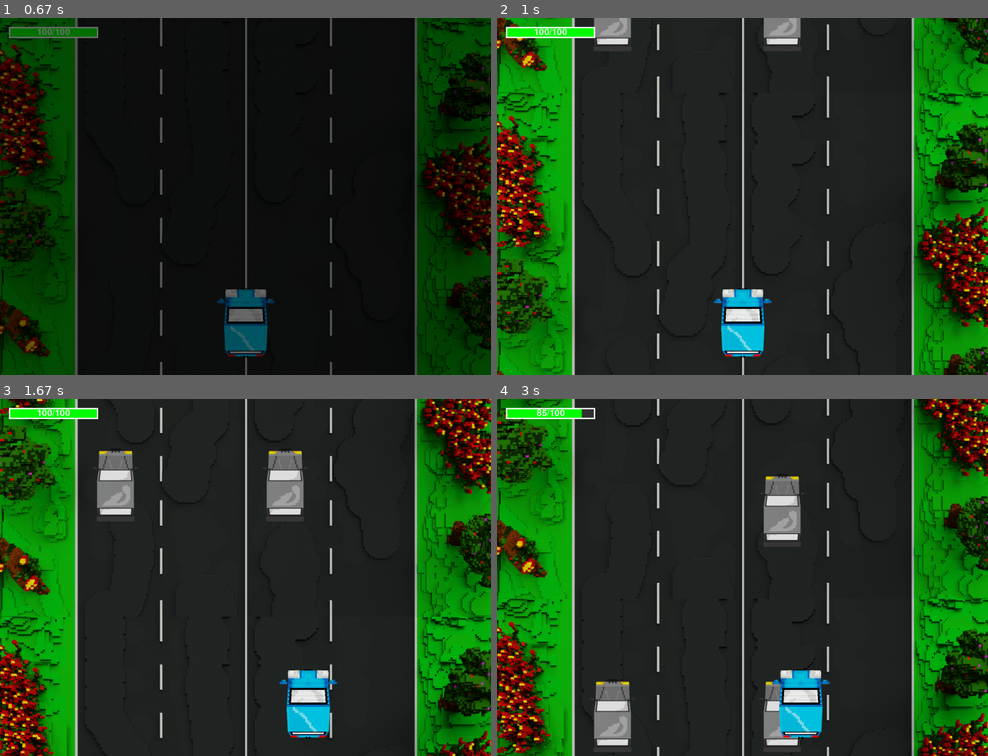
Above: before the commit, frames 1-4 (two rows, left to right).
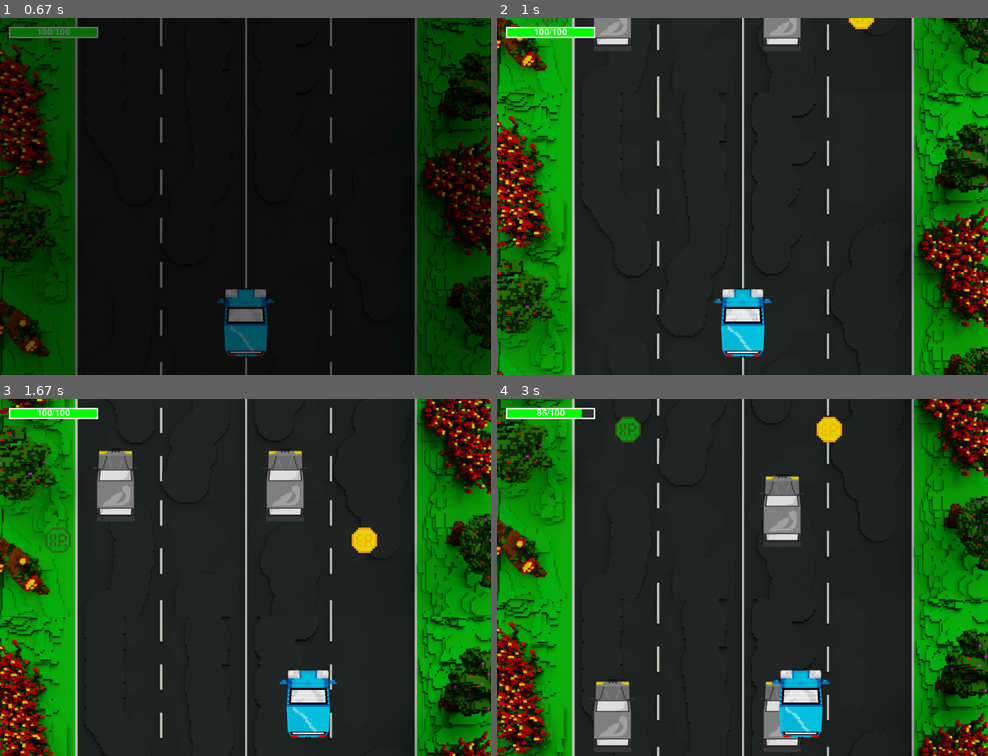
Above: after the commit, the same moments.

Repository: KidIsKing/TheFastestCar
Game: pygame game, started from src/main.py
Same seed, same stepped clock (60 frames per second), same inputs: the game is played once before the commit and once after it.
Inputs (mouse positions are in pixels of both pictures, inside the frame that each line leads up to):
- Up to frame 1 (0.67 s): click "Играть" at 0.38 s
- Up to frame 2 (1 s): hold A from 0.67 s (still down); hold Right from 0.67 s (still down); move the mouse to (722, 210) at 0.7 s
- Up to frame 3 (1.67 s): release A at 1.13 s; release Right at 1.13 s; hold D 1.17-1.63 s
- Up to frame 4 (3 s): hold Up 1.67-1.97 s; hold D 2-2.47 s; hold Left from 2.5 s (still down)

Frame 1 is identical in both runs. In frame 2, 0.2% of the frame differs, in the area x 9-77%, y 0-4%; in frame 3, 0.5%; in frame 4, 0.6%, in the area x 24-71%, y 4-13%.

Commit message:
fix structure, add first version of bonuses and fix assets

Diff:
--- a/src/constants.py
+++ b/src/constants.py
@@ -74,7 +74,9 @@
     "red_button_hover": ASSETS_PATH + "images/buttons/red_button_hover.png",
     "click_sound": ASSETS_PATH + "sounds/click.mp3",
     # Игра
-    "player_car": ASSETS_PATH + "images/player_car.png",
-    "enemy_car": ASSETS_PATH + "images/enemy_car.png",
+    "player_car": ASSETS_PATH + "images/cars/player_car.png",
+    "enemy_car": ASSETS_PATH + "images/cars/enemy_car.png",
     "road": ASSETS_PATH + "images/road.png",
+    "hp": ASSETS_PATH + "images/bonuses/hp.png",
+    "ex": ASSETS_PATH + "images/bonuses/ex.png"
 }
--- /dev/null
+++ b/src/entities.py
@@ -0,0 +1,200 @@
+import pygame
+import random
+
+from settings import settings
+from constants import (
+    ASSETS, WIDTH, HEIGHT, ROAD_SPEED,
+    PLAYER_HITBOX_DECREASE, PLAYER_OFFSET_X,
+    START_Y_POS_PLAYER, ROAD_LEFT_BORDER, ROAD_RIGHT_BORDER,
+    ENEMY_HITBOX_DECREASE, ENEMY_OFFSET_X, LANE_POSITIONS
+)
+
+
+class Car:
+    """Базовый класс для всех машин игры."""
+
+    def __init__(self, image_path, scale_x, scale_y, hitbox_decrease, offset_x):
+        base_image = pygame.image.load(image_path)
+        self.image_scaled = pygame.transform.smoothscale(
+            base_image,
+            (
+                int(base_image.get_width() * scale_x),
+                int(base_image.get_height() * scale_y),
+            ),
+        )
+        # Повёрнутая версия (на 180°)
+        self.image_rotated = pygame.transform.rotate(self.image_scaled, 180)
+        self.image = self.image_scaled  # по умолчанию
+
+        self.rect = self.image.get_rect()
+        self.hitbox = self.rect.inflate(*hitbox_decrease)  # уменьшаем хитбокс
+
+        self.offset_x = (
+            offset_x  # смещение по оси OX для правки отображения в дебаг-режиме
+        )
+
+        self.speed = 0
+
+    def draw(self, screen):
+        draw_x = self.rect.x + self.offset_x  # учитываем смещение картинки
+        screen.blit(self.image, (draw_x, self.rect.y))
+
+    def sync_hitbox(self):
+        self.hitbox.center = self.rect.center  # синхронизируем картинку и её хитбокс
+
+
+class Player(Car):
+    """Машина игрока."""
+    def __init__(self):
+        super().__init__(
+            ASSETS["player_car"], 0.35, 0.35, PLAYER_HITBOX_DECREASE, PLAYER_OFFSET_X
+        )
+        self.image = self.image_rotated  # игрок всегда повернутая картинка
+        self.rect = self.image.get_rect()  # пересоздаём rect после поворота
+
+        self.base_x = WIDTH // 2 - self.rect.width // 2
+        self.base_y = START_Y_POS_PLAYER
+        self.rect.topleft = (self.base_x, self.base_y)
+
+        self.speed = 5
+
+        self.max_health = 100
+        self.health = self.max_health
+
+        # Неуязвимость после получения урона
+        self.invulnerable = False
+        self.invulnerable_timer = 0  # таймер, который будет обновляться
+        self.invulnerable_duration = 60  # время неуязвимости
+
+        self.sync_hitbox()
+
+    def update_invulnerable(self):
+        """Обновление таймера неуязвимости."""
+        if self.invulnerable:
+            self.invulnerable_timer -= 1
+            if self.invulnerable_timer <= 0:
+                self.invulnerable = False
+
+    def draw(self, screen):
+        # Если неуязвим - пропускаем некоторые кадры
+        if self.invulnerable and self.invulnerable_timer % 13 < 5:
+            return
+
+        draw_x = self.rect.x + self.offset_x  # учитываем смещение картинки
+        screen.blit(self.image, (draw_x, self.rect.y))
+
+    def move(self):
+        keys = pygame.key.get_pressed()
+        if keys[pygame.K_LEFT] or keys[pygame.K_a]:
+            self.rect.x -= self.speed
+        if keys[pygame.K_RIGHT] or keys[pygame.K_d]:
+            self.rect.x += self.speed
+
+        # Ограничения движения игрока в пределах дороги
+        self.rect.left = max(self.rect.left, ROAD_LEFT_BORDER)
+        self.rect.right = min(self.rect.right, ROAD_RIGHT_BORDER)
+
+        self.rect.y = self.base_y  # управление через GameManager
+
+        self.sync_hitbox()
+
+
+class Enemy(Car):
+    """Машина врага."""
+    def __init__(self):
+        super().__init__(
+            ASSETS["enemy_car"], 0.45, 0.35, ENEMY_HITBOX_DECREASE, ENEMY_OFFSET_X
+        )
+
+        self.base_speed = 0
+        self.is_oncoming = False  # встречка
+
+        self.spawn()
+
+    def spawn(self):
+        """Генерация случайных параметров для появления нового врага."""
+        self.rect.y = -200
+        self.rect.x = random.choice(LANE_POSITIONS)
+
+        # Переменная, определяющая встречный ли это враг
+        self.is_oncoming = (
+            settings.oncoming_traffic_enabled and self.rect.x in LANE_POSITIONS[:2]
+        )
+
+        # Выбираем ориентацию картинки
+        if self.is_oncoming:
+            self.image = self.image_rotated
+            self.base_speed = random.randint(5, 7)  # встречные быстрее
+        else:
+            self.image = self.image_scaled
+            self.base_speed = random.randint(3, 5)  # попутные медленнее
+
+        # Пересоздаём rect
+        self.rect = self.image.get_rect(topleft=(self.rect.x, self.rect.y))
+
+        self.sync_hitbox()
+
+    def move(self, world_speed):
+        if self.is_oncoming:
+            visual_speed = self.base_speed + world_speed
+        else:
+            visual_speed = world_speed - self.base_speed
+
+        self.rect.y += visual_speed
+
+        # Если враг ушёл за нижнюю границу — создаём нового
+        if self.rect.top > HEIGHT:
+            self.spawn()
+
+        self.sync_hitbox()
+
+
+class Road:
+    def __init__(self):
+        self.image = pygame.image.load(ASSETS["road"])
+        self.rect = self.image.get_rect()
+
+        self.speed = ROAD_SPEED
+
+        self.y1 = 0
+        self.y2 = -self.image.get_height()  # вторая копия начинается сверху
+
+    def draw(self, screen):
+        screen.blit(self.image, (0, self.y1))
+        screen.blit(self.image, (0, self.y2))
+
+    def move(self, world_speed):
+        self.y1 += world_speed
+        self.y2 += world_speed
+
+        # Перемещаем обе копии дороги наверх, когда они снизу вышли за экран
+        if self.y1 >= HEIGHT:
+            self.y1 = self.y2 - self.image.get_height()
+        if self.y2 >= HEIGHT:
+            self.y2 = self.y1 - self.image.get_height()
+
+
+class Bonus:
+    def __init__(self, image_path):
+        self.image = pygame.image.load(image_path)
+        self.image = pygame.transform.smoothscale(
+            self.image,
+            (int(self.image.get_width() * 0.3), int(self.image.get_height() * 0.3))
+        )
+
+        self.rect = self.image.get_rect()
+        self.speed = 0
+
+        self.spawn()
+
+    def spawn(self):
+        self.rect.y = -200
+        self.rect.x = random.randint(50, 850)
+
+    def move(self, world_speed):
+        self.rect.y += world_speed
+        if self.rect.top > HEIGHT:
+            self.spawn()
+
+    def draw(self, screen):
+        screen.blit(self.image, (self.rect.x, self.rect.y))
--- a/src/main.py
+++ b/src/main.py
@@ -2,26 +2,13 @@
 import random
 import sys
 
-from button import ImageButton, create_buttons
+from entities import Player, Enemy, Road, Bonus
+from settings import settings
+from button import create_buttons
 from constants import (
     WIDTH,
     HEIGHT,
-    START_Y_POS_PLAYER,
-    PLAYER_HITBOX_DECREASE,
-    ENEMY_HITBOX_DECREASE,
-    ROAD_LEFT_BORDER,
-    ROAD_RIGHT_BORDER,
-    LANE_POSITIONS,
-    ROAD_SPEED,
-    PLAYER_OFFSET_X,
-    ENEMY_OFFSET_X,
     ENEMY_MIN_GAP,
-    BASE_WORLD_SPEED,
-    MAX_WORLD_SPEED,
-    MIN_WORLD_SPEED,
-    ACCELERATION_SMOOTHING,
-    DECELERATION_SMOOTHING,
-    MAX_PLAYER_OFFSET_Y,
     FPS,
     PLAYER_MAX_HEALTH, PLAYER_INVULNERABLE_DURATION, BASE_DAMAGE,
     DAMAGE_SPREAD, DAMAGE_MIN, DAMAGE_MAX,
@@ -41,7 +28,6 @@
 )
 
 
-# Алгоритм 1. Проверка столкновения двух AABB-прямоугольников (Axis-Aligned Bounding Box).
 def aabb_collide(hitbox1, hitbox2):
     """
     Проверка столкновения двух AABB-прямоугольников (Axis-Aligned Bounding Box).
@@ -60,168 +46,6 @@
     )
 
 
-class Car:
-    """Базовый класс для всех машин игры."""
-
-    def __init__(self, image_path, scale_x, scale_y, hitbox_decrease, offset_x):
-        base_image = pygame.image.load(image_path)
-        self.image_scaled = pygame.transform.smoothscale(
-            base_image,
-            (
-                int(base_image.get_width() * scale_x),
-                int(base_image.get_height() * scale_y),
-            ),
-        )
-        # Повёрнутая версия (на 180°)
-        self.image_rotated = pygame.transform.rotate(self.image_scaled, 180)
-        self.image = self.image_scaled  # по умолчанию
-
-        self.rect = self.image.get_rect()
-        self.hitbox = self.rect.inflate(*hitbox_decrease)  # уменьшаем хитбокс
-
-        self.offset_x = (
-            offset_x  # смещение по оси OX для правки отображения в дебаг-режиме
-        )
-
-        self.speed = 0
-
-    def draw(self, screen):
-        draw_x = self.rect.x + self.offset_x  # учитываем смещение картинки
-        screen.blit(self.image, (draw_x, self.rect.y))
-
-    def sync_hitbox(self):
-        self.hitbox.center = self.rect.center  # синхронизируем картинку и её хитбокс
-
-
-class Player(Car):
-    def __init__(self):
-        super().__init__(
-            ASSETS["player_car"], 0.35, 0.35, PLAYER_HITBOX_DECREASE, PLAYER_OFFSET_X
-        )
-        self.image = self.image_rotated  # игрок всегда повернутая картинка
-        self.rect = self.image.get_rect()  # пересоздаём rect после поворота
-
-        self.base_x = WIDTH // 2 - self.rect.width // 2
-        self.base_y = START_Y_POS_PLAYER
-        self.rect.topleft = (self.base_x, self.base_y)
-
-        self.speed = 5
-
-        self.max_health = 100
-        self.health = self.max_health
-
-        # Неуязвимость после получения урона
-        self.invulnerable = False
-        self.invulnerable_timer = 0  # таймер, который будет обновляться
-        self.invulnerable_duration = 60  # время неуязвимости
-
-        self.sync_hitbox()
-
-    def update_invulnerable(self):
-        """Обновление таймера неуязвимости."""
-        if self.invulnerable:
-            self.invulnerable_timer -= 1
-            if self.invulnerable_timer <= 0:
-                self.invulnerable = False
-
-    def draw(self, screen):
-        # Если неуязвим - пропускаем некоторые кадры
-        if self.invulnerable and self.invulnerable_timer % 13 < 5:
-            return
-
-        draw_x = self.rect.x + self.offset_x  # учитываем смещение картинки
-        screen.blit(self.image, (draw_x, self.rect.y))
-
-    def move(self):
-        keys = pygame.key.get_pressed()
-        if keys[pygame.K_LEFT] or keys[pygame.K_a]:
-            self.rect.x -= self.speed
-        if keys[pygame.K_RIGHT] or keys[pygame.K_d]:
-            self.rect.x += self.speed
-
-        # Ограничения движения игрока в пределах дороги
-        self.rect.left = max(self.rect.left, ROAD_LEFT_BORDER)
-        self.rect.right = min(self.rect.right, ROAD_RIGHT_BORDER)
-
-        self.rect.y = self.base_y  # управление через GameManager
-
-        self.sync_hitbox()
-
-
-class Enemy(Car):
-    def __init__(self):
-        super().__init__(
-            ASSETS["enemy_car"], 0.45, 0.35, ENEMY_HITBOX_DECREASE, ENEMY_OFFSET_X
-        )
-
-        self.base_speed = 0
-        self.is_oncoming = False  # встречка
-
-        self.spawn()
-
-    def spawn(self):
-        """Генерация случайных параметров для появления нового врага."""
-        self.rect.y = -200
-        self.rect.x = random.choice(LANE_POSITIONS)
-
-        # Переменная, определяющая встречный ли это враг
-        self.is_oncoming = (
-            settings.oncoming_traffic_enabled and self.rect.x in LANE_POSITIONS[:2]
-        )
-
-        # Выбираем ориентацию картинки
-        if self.is_oncoming:
-            self.image = self.image_rotated
-            self.base_speed = random.randint(5, 7)  # встречные быстрее
-        else:
-            self.image = self.image_scaled
-            self.base_speed = random.randint(3, 5)  # попутные медленнее
-
-        # Пересоздаём rect
-        self.rect = self.image.get_rect(topleft=(self.rect.x, self.rect.y))
-
-        self.sync_hitbox()
-
-    def move(self, world_speed):
-        if self.is_oncoming:
-            visual_speed = self.base_speed + world_speed
-        else:
-            visual_speed = world_speed - self.base_speed
-
-        self.rect.y += visual_speed
-
-        # Если враг ушёл за нижнюю границу — создаём нового
-        if self.rect.top > HEIGHT:
-            self.spawn()
-
-        self.sync_hitbox()
-
-
-class Road:
-    def __init__(self):
-        self.image = pygame.image.load(ASSETS["road"])
-        self.rect = self.image.get_rect()
-
-        self.speed = ROAD_SPEED
-
-        self.y1 = 0
-        self.y2 = -self.image.get_height()  # вторая копия начинается сверху
-
-    def draw(self, screen):
-        screen.blit(self.image, (0, self.y1))
-        screen.blit(self.image, (0, self.y2))
-
-    def move(self, world_speed):
-        self.y1 += world_speed
-        self.y2 += world_speed
-
-        # Перемещаем обе копии дороги наверх, когда они снизу вышли за экран
-        if self.y1 >= HEIGHT:
-            self.y1 = self.y2 - self.image.get_height()
-        if self.y2 >= HEIGHT:
-            self.y2 = self.y1 - self.image.get_height()
-
-
 class Overlay:
     """Окно поверх игры."""
 
@@ -349,6 +173,8 @@
         self.player = Player()
         self.enemies = [Enemy() for _ in range(3)]
         self.health_bar = HealthBar(PLAYER_MAX_HEALTH)
+        self.hp = Bonus(ASSETS["hp"])
+        self.ex = Bonus(ASSETS["ex"])
 
         self.current_world_speed = settings.base_world_speed
         self.player_visual_offset_y = 0
@@ -410,6 +236,8 @@
         self.player = Player()
         self.enemies = [Enemy() for _ in range(3)]
         self.road = Road()
+        self.hp = Bonus(ASSETS["hp"], "hp")
+        self.ex = Bonus(ASSETS["ex"], "ex")
         self.health_bar.update(PLAYER_MAX_HEALTH)
         self.collided_enemy = None
         self.current_world_speed = settings.base_world_speed
@@ -458,7 +286,6 @@
         damage = self.calculate_damage()
 
         self.player.health -= damage
-        print(self.player.health)
 
         self.health_bar.update(self.player.health)
 
@@ -478,6 +305,9 @@
             if aabb_collide(self.player.hitbox, enemy.hitbox):
                 self.check_health(enemy)
                 return
+
+    def give_effects(self):
+        pass
 
     def _update_world_speed(self):
         """Изменение скорости всех объектов по нажатию клавиш вверх и вниз."""
@@ -544,6 +374,8 @@
         for enemy in self.enemies:
             enemy.move(self.current_world_speed)
         self.player.move()
+        self.hp.move(self.current_world_speed)
+        self.ex.move(self.current_world_speed)
 
         # Смещение игрока
         self.player.rect.y = self.player.base_y - self.player_visual_offset_y
@@ -608,6 +440,8 @@
         for enemy in self.enemies:
             enemy.draw(self.screen)
         self.player.draw(self.screen)
+        self.hp.draw(self.screen)
+        self.ex.draw(self.screen)
 
         self.health_bar.draw(self.screen)
 
@@ -816,26 +650,6 @@
         sys.exit()
 
 
-class Settings:
-    """Настройки и переменные, влияющие на игру."""
-
-    def __init__(self):
-        self.oncoming_traffic_enabled = False
-
-        # Параметры логики скорости
-        self.base_world_speed = BASE_WORLD_SPEED
-        self.max_world_speed = MAX_WORLD_SPEED
-        self.min_world_speed = MIN_WORLD_SPEED
-
-        self.acceleration_smoothing = ACCELERATION_SMOOTHING  # плавность разгона
-        self.deceleration_smoothing = DECELERATION_SMOOTHING  # плавность торможения
-
-        self.max_player_offset_y = MAX_PLAYER_OFFSET_Y  # смещение по OY при разгоне
-
-
-settings = Settings()
-
-
 def main():
     manager = MenuManager()
     manager.run()
--- /dev/null
+++ b/src/settings.py
@@ -0,0 +1,24 @@
+from constants import (
+    BASE_WORLD_SPEED, MAX_WORLD_SPEED, MIN_WORLD_SPEED,
+    ACCELERATION_SMOOTHING, DECELERATION_SMOOTHING, MAX_PLAYER_OFFSET_Y
+)
+
+
+class Settings:
+    """Настройки и переменные, влияющие на игру."""
+
+    def __init__(self):
+        self.oncoming_traffic_enabled = False
+
+        # Параметры логики скорости
+        self.base_world_speed = BASE_WORLD_SPEED
+        self.max_world_speed = MAX_WORLD_SPEED
+        self.min_world_speed = MIN_WORLD_SPEED
+
+        self.acceleration_smoothing = ACCELERATION_SMOOTHING  # плавность разгона
+        self.deceleration_smoothing = DECELERATION_SMOOTHING  # плавность торможения
+
+        self.max_player_offset_y = MAX_PLAYER_OFFSET_Y  # смещение по OY при разгоне
+
+
+settings = Settings()
Renamed: assets/images/bonuses/EP.png -> assets/images/bonuses/ex.png
Binary file removed: assets/images/car_player.png
Renamed: assets/images/enemy_car.png -> assets/images/cars/enemy_car.png
Renamed: assets/images/player_car.png -> assets/images/cars/player_car.png
Binary file removed: assets/images/enemy_player.png
Binary file removed: assets/images/road_background.png
Binary file removed: assets/images/road_background2.png
